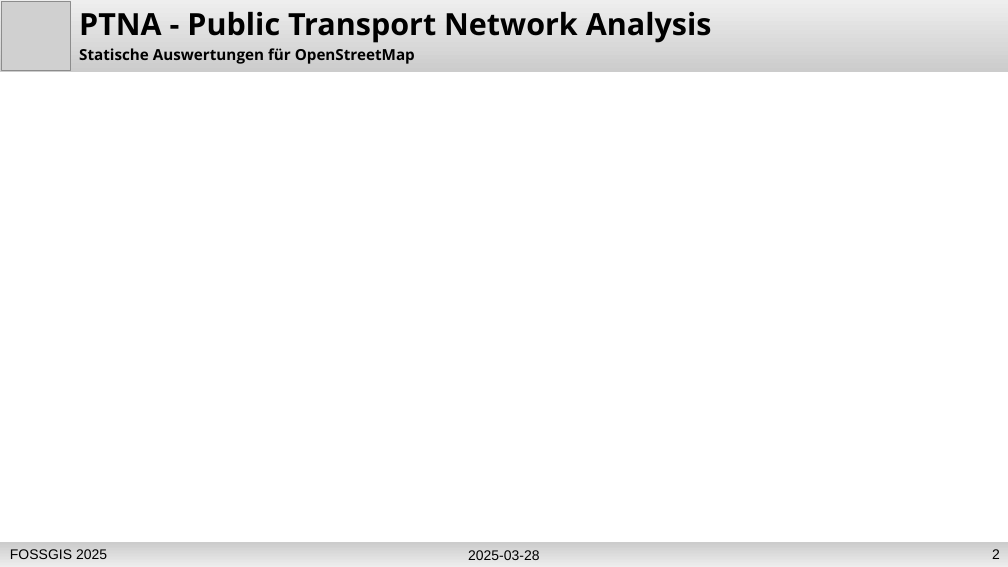
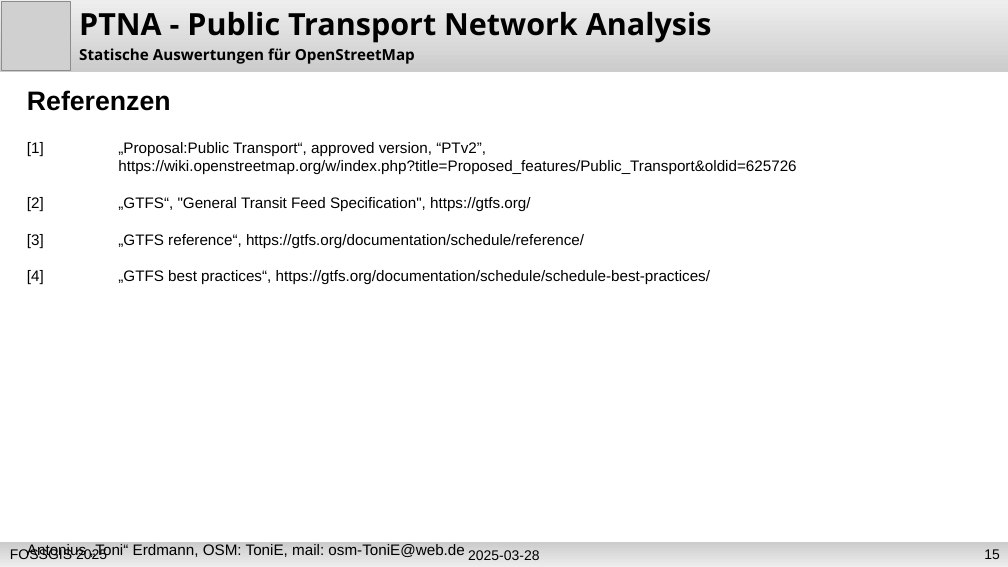
Before and after one commit to osm-ToniE/ptna-www, a slide deck: slide 15 of de/fossgis_2025_PTNA_Erdmann.odp (slide 2 before the commit). Drawn at 1008x567 pixels with LibreOffice and Linux fonts; fonts in the diff are those of the drawing; grey boxes stand for pictures. Boxes give left, top, right and bottom in pixels: in the first picture for what was removed or moved away, otherwise in the second. Text is boxed around its words. In the diff, an @@ line names an element or a change of style, - is before the commit and + after.

Commit message:
save document in GitHub

```diff
--- a/de/fossgis_2025_PTNA_Erdmann.odp
+++ b/de/fossgis_2025_PTNA_Erdmann.odp
@@ text added at <box>27,90,796,559</box>, 12 pt, text #000000 @@
+Referenzen
+[1] „Proposal:Public Transport“, approved version, “PTv2”,
+https://wiki.openstreetmap.org/w/index.php?title=Proposed_features/Public_Transport&oldid=625726
+[2] „GTFS“, "General Transit Feed Specification", https://gtfs.org/
+[3] „GTFS reference“, https://gtfs.org/documentation/schedule/reference/
+[4] „GTFS best practices“, https://gtfs.org/documentation/schedule/schedule-best-practices/
+Antonius „Toni“ Erdmann, OSM: ToniE, mail: osm-ToniE@web.de
@@ page number at <box>984,549,1000,559</box>: text changed @@
-2
+15
```
Also in this commit, not shown: 9 other slides changed, 1 slide added.
